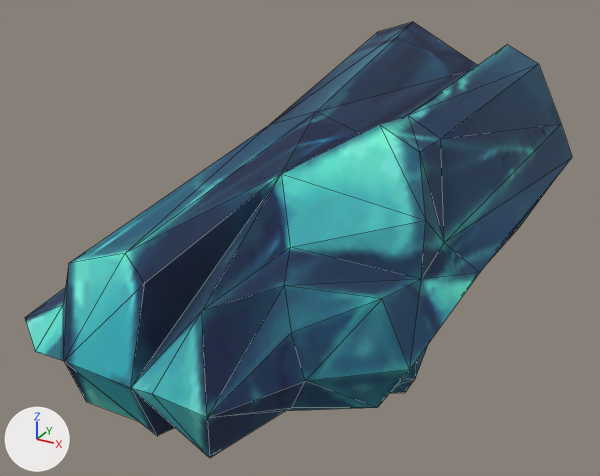
Renders of the OBJ model sceneobjs/juqing_fuben_252/juqing_fuben_252_qiang_01_f.obj from each side of a commit.
Rendered twice from a camera (50 mm lens) standing at (91.8, -275.6, 85.3) and looking at (-6.8, -96.2, -4.3). The lights are fixed; the arrows at lower left show +X, +Y and +Z. Mesh edges are drawn as thin lines. Where no turn or scale is listed for an object, it has been applied to the vertices.

The first picture shows 'juqing_fuben_252_qiang_01_f'.
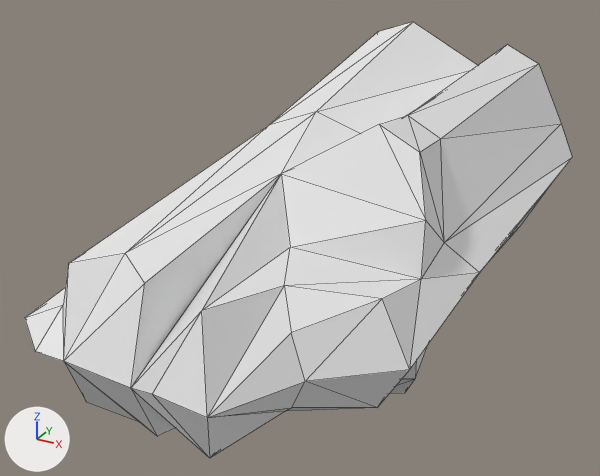
Pixel boxes (x1, y1, x2, y2) of what changed, in the pictures (600 x 476 px):
'juqing_fuben_252_qiang_01_f', recoloured
    both: (25, 22, 572, 458)

Patch to the scene script:
```diff
--- a/sceneobjs/juqing_fuben_252/juqing_fuben_252_qiang_01_f.obj.py
+++ b/sceneobjs/juqing_fuben_252/juqing_fuben_252_qiang_01_f.obj.py
@@ mat_material_1_1 @@
+mat_material_1_1 = principled_material('material_1')
+mat_material_1_1.base_color = (0.8, 0.8, 0.8)  # white #e7e7e7
+mat_material_1_1.roughness = 1.0
@@ me_juqing_fuben_252_qiang_01_f @@
 me_juqing_fuben_252_qiang_01_f.from_pydata(...)  # 67 vertices, 116 faces; spans x -46.0..46.0, y -180.0..-1.0, z -39.0..39.0
-me_juqing_fuben_252_qiang_01_f.materials.append(mat_material_1)  # picture img_juqing_fuben_252_qiang_01_d5_png
+me_juqing_fuben_252_qiang_01_f.materials.append(mat_material_1_1)  # white #e7e7e7
```
